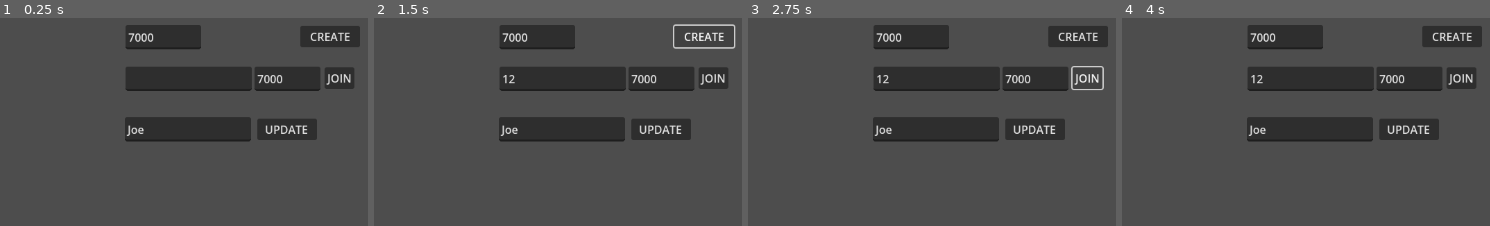
Above: before the commit, frames 1-4 (left to right).
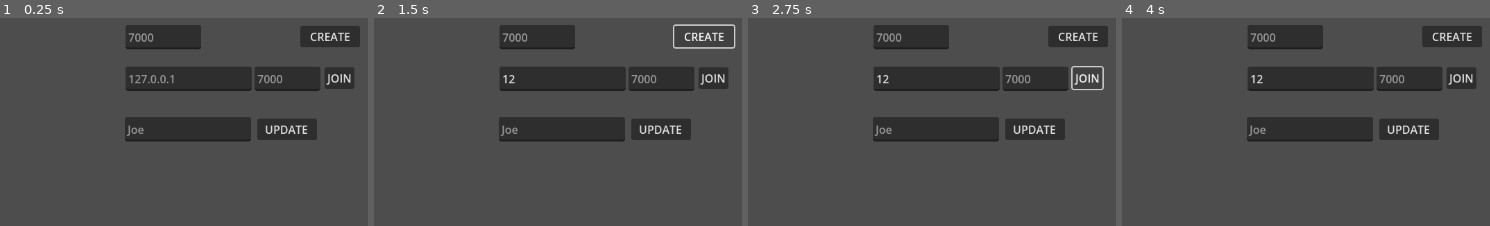
Above: after the commit, the same moments.

Repository: alexanderivanov2424/GodotTesting
Game: Godot game, scene res://main.tscn
Two runs of this game, one before a commit and one after it. Both use one fixed random seed, a clock stepped at 60 frames per second and the inputs below.
Inputs (mouse positions are % of the whole screen's width and height, from its top left):
- Up to frame 1 (0.25 s): no input
- Up to frame 2 (1.5 s): click (33, 93) at 0.52 s; type "12" at 0.6 s; click (76, 15) at 0.75 s; type "12" at 0.83 s; click "CREATE" at 1.25 s
- Up to frame 3 (2.75 s): click "JOIN" at 2 s
- Up to frame 4 (4 s): click "UPDATE" at 2.75 s; click "send" at 3.5 s
The pictures show only the part of the screen within x 50-100%, y 0-50%; the shares and areas given below are measured in that part.

The runs differ from the first frame. In frame 1, 0.6% of the frame differs, in the area x 34-77%, y 7-57%; in frame 2, 0.4%; in frame 3, 0.4%; in frame 4, 0.4%.
Error in both runs: Out of bounds get index '1' (on base: 'Dictionary[int, Dictionary]') (res://lobby.gd:86)

Commit message:
add default placeholder text

Diff:
--- a/main.gd
+++ b/main.gd
@@ -16,16 +16,17 @@
 	#print("tick" + str(delta))
 
 func _on_create_game_pressed() -> void:
-	Lobby.create_game(int($Create/PORT.text))
+	Lobby.create_game(_get_int($Create/PORT))
 	print("Server Created")
 
 func _on_join_game_pressed() -> void:
-	Lobby.join_game($Join/IP.text, int($Join/PORT.text))
+	Lobby.join_game(_get_str($Join/IP), _get_int($Join/PORT))
 	print("Server Joined")
 
 func _on_update_name_pressed() -> void:
-	Lobby.update_name($Name.text)
-	print("Name Updated")
+	var name := _get_str($Name)
+	Lobby.update_name(name)
+	print("Name Updated to %s" % name)
 
 
 func _player_connected(peer_id: int, player_info: Dictionary):
@@ -45,3 +46,12 @@
 	logs.append(input.text)
 	Lobby.send_message(input.text)
 	input.clear()
+
+func _get_str(box: TextEdit) -> String:
+	var text := box.text
+	if not text:
+		text = box.placeholder_text
+	return text
+
+func _get_int(box: TextEdit) -> int:
+	return int(_get_str(box))
--- a/main.tscn
+++ b/main.tscn
@@ -38,7 +38,7 @@
 offset_top = 7.0
 offset_right = 121.0
 offset_bottom = 42.0
-text = "7000"
+placeholder_text = "7000"
 
 [node name="Button" type="Button" parent="Create"]
 layout_mode = 0
@@ -62,7 +62,7 @@
 offset_top = 7.0
 offset_right = 293.0
 offset_bottom = 42.0
-text = "7000"
+placeholder_text = "7000"
 
 [node name="IP" type="TextEdit" parent="Join"]
 layout_mode = 0
@@ -70,6 +70,7 @@
 offset_top = 7.0
 offset_right = 194.0
 offset_bottom = 42.0
+placeholder_text = "127.0.0.1"
 
 [node name="Button" type="Button" parent="Join"]
 layout_mode = 0
@@ -84,7 +85,7 @@
 offset_top = 149.0
 offset_right = 969.0
 offset_bottom = 184.0
-text = "Joe"
+placeholder_text = "Joe"
 
 [node name="Button" type="Button" parent="."]
 offset_left = 978.0
